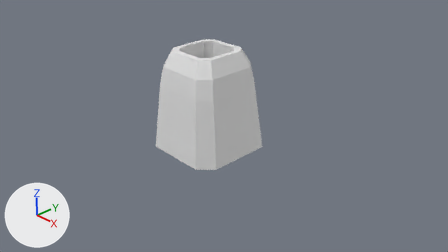
A saved change to the Blender file Assets/Models/Nuclear/Nuclear_lowpoly.blend.
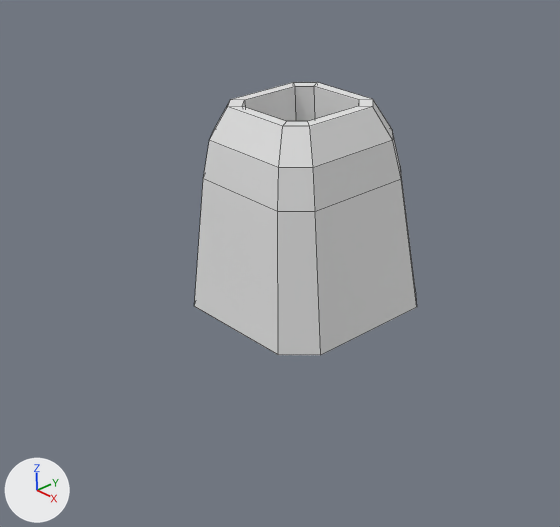
Old and new are each drawn from the file's camera 'Camera' and again close up on the part from 14% to 74% of the width and 0% to 100% of the height. Every picture has the same lights, and +X, +Y and +Z are marked at lower left. The close-ups show mesh edges as thin lines.
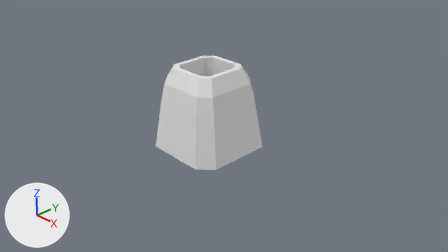
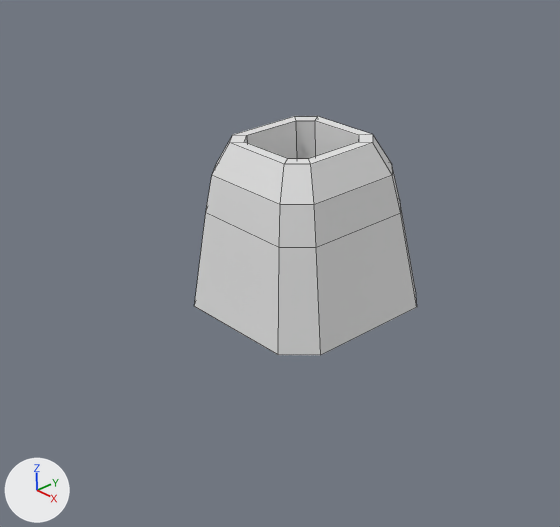
The change, as a diff of the scene's bpy script:
```diff
--- a/Assets/Models/Nuclear/Nuclear_lowpoly.blend.py
+++ b/Assets/Models/Nuclear/Nuclear_lowpoly.blend.py
@@ me_cylinder @@
 me_cylinder.from_pydata(...)  # 48 vertices, 42 faces; spans x -1.0..1.0, y -1.0..1.0, z 0.0..2.22
 # used by ob_cylinder; location = (0.0, 0.0, 0.0)
+# me_cylinder part 1: all 40 vertices in x -0.84..0.84, y -0.84..0.84, z 1.14..2.22 are moved by (0.0, 0.0, -0.38)
```

Where the change shows, as pixel boxes [x1, y1, x2, y2] in the close-ups (560 x 527 px):
'Cylinder', reshaped (12% shorter)
    before: [194, 82, 417, 355]
    after: [194, 116, 417, 355]
